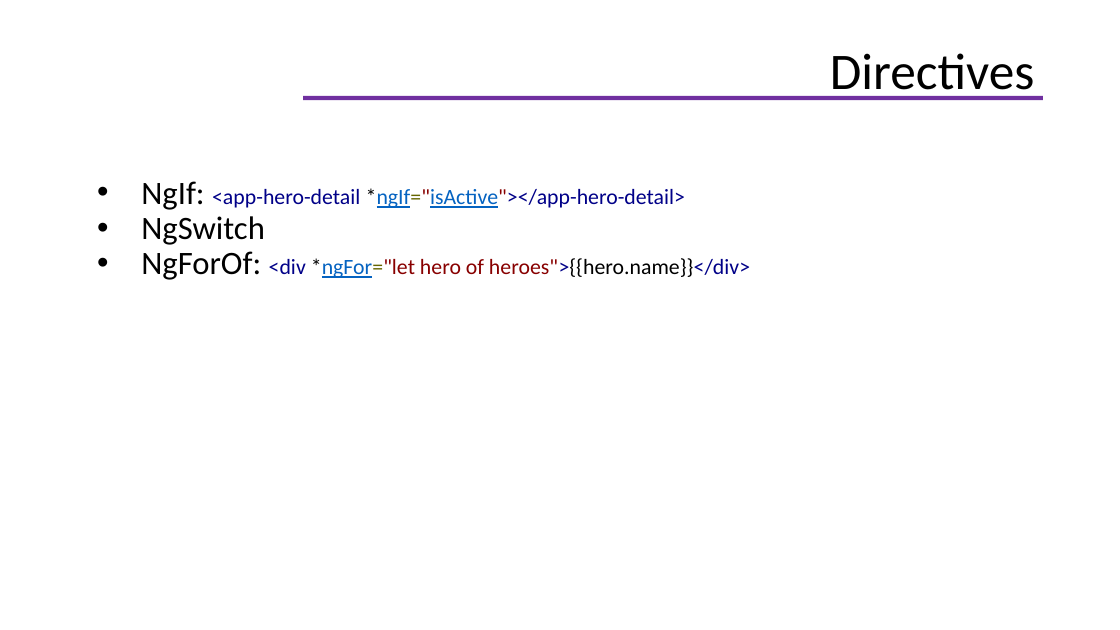
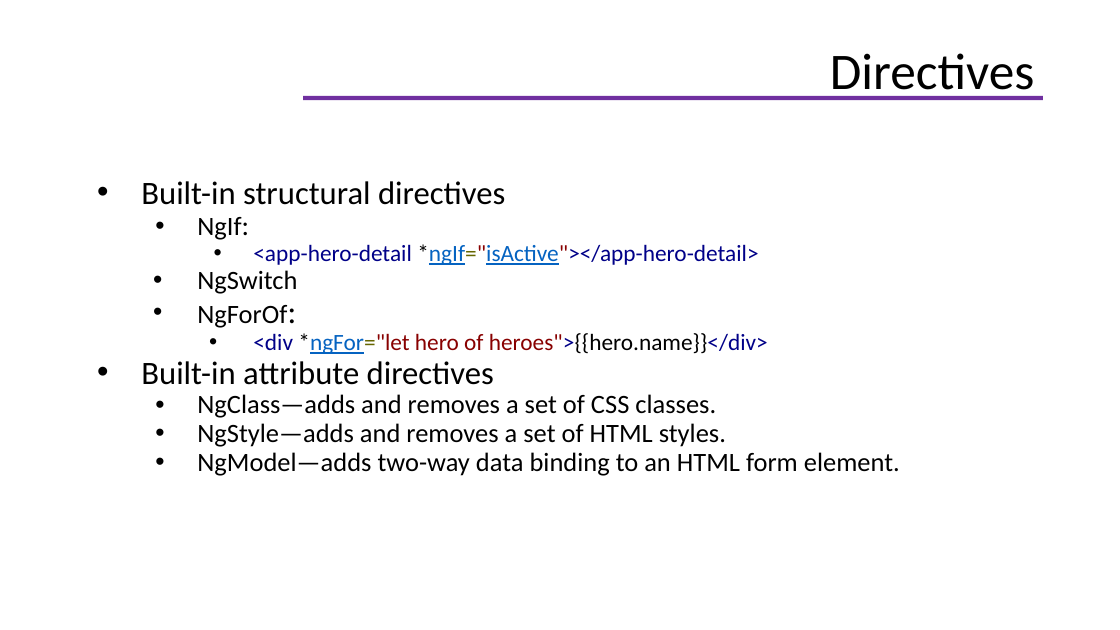
Before and after one commit to helenhash/angular-training, a slide deck: slide 56 of docs/Angular Training.pptx. Drawn at 1120x630 pixels with LibreOffice and Linux fonts; fonts in the diff are those of the drawing; background and template pictures are left out. Boxes give left, top, right and bottom in pixels: in the first picture for what was removed or moved away, otherwise in the second. Text is boxed around its words. In the diff, an @@ line names an element or a change of style, - is before the commit and + after.

```diff
--- a/docs/Angular Training.pptx
+++ b/docs/Angular Training.pptx
@@ text "Built-in structural directives" at (x1=141, y1=181, x2=900, y2=476): size 21 to 17 pt in "NgSwitch"; list level 1 to 2 in "NgSwitch" @@
@@ text at (x1=141, y1=181, x2=758, y2=265): text changed; size 14 to 15 pt @@
-• NgIf: <app-hero-detail *ngIf="isActive"></app-hero-detail>
+• Built-in structural directives
+  • NgIf:
+    • <app-hero-detail *ngIf="isActive"></app-hero-detail>
@@ text at (x1=141, y1=333, x2=900, y2=476): text changed; size 14 to 17 pt @@
-• NgForOf: <div *ngFor="let hero of heroes">{{hero.name}}</div>
+  • NgForOf:
+    • <div *ngFor="let hero of heroes">{{hero.name}}</div>
+• Built-in attribute directives
+  • NgClass—adds and removes a set of CSS classes.
+  • NgStyle—adds and removes a set of HTML styles.
+  • NgModel—adds two-way data binding to an HTML form element.
```
Also in this commit, not shown: 7 other files.
